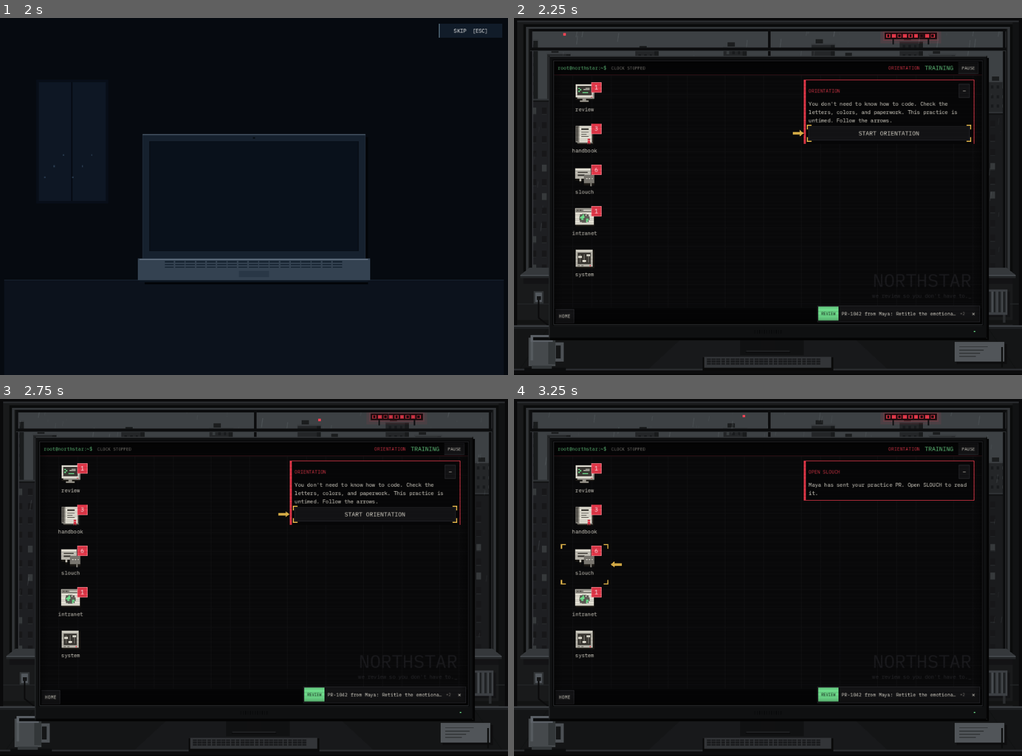
Above: before the commit, frames 1-4 (two rows, left to right).
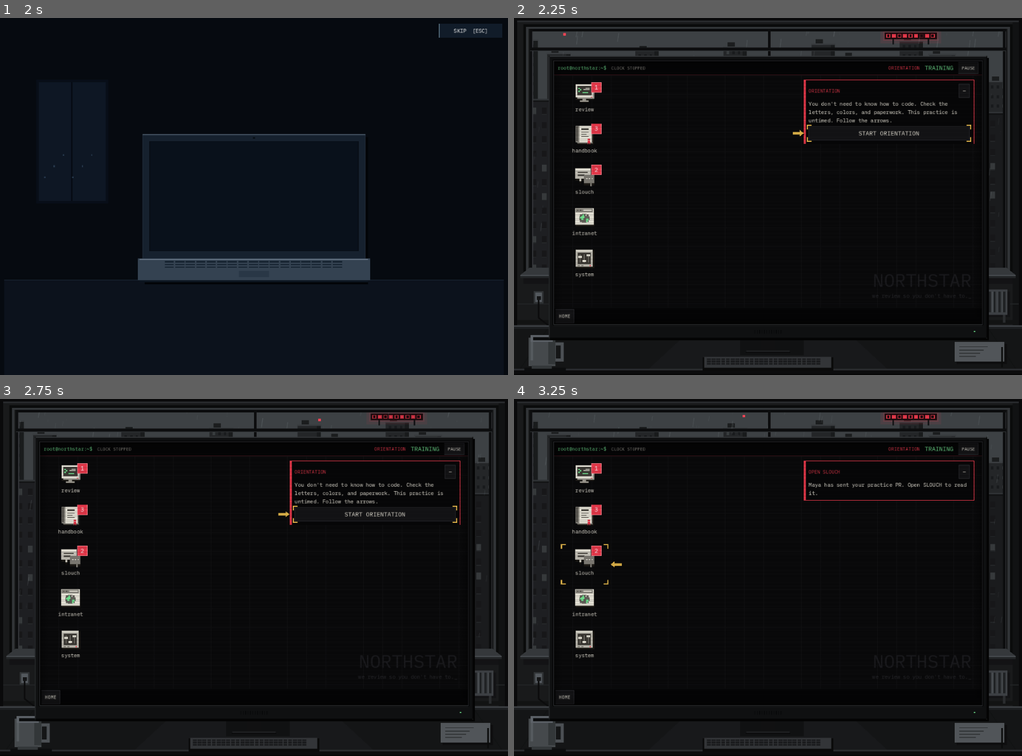
Above: after the commit, the same moments.

Repository: exponent-to/last-review
Game: Godot game, scene res://native/main.tscn
Two runs of this game, one before a commit and one after it. Both use one fixed random seed, a clock stepped at 60 frames per second and the inputs below.
Inputs:
- Up to frame 1 (2 s): click "New Game" at 0.5 s; click "Slot 1 — Empty" at 1.25 s
- Up to frame 2 (2.25 s): click "SKIP [ESC]" at 2 s
- Up to frame 3 (2.75 s): no input
- Up to frame 4 (3.25 s): click "START ORIENTATION" at 2.75 s

Frame 1 is identical in both runs. In frame 2, 0.5% of the frame differs, in the area x 15-92%, y 41-86%; in frame 3, 0.5%; in frame 4, 0.5%.

Commit message:
Keep orientation quiet: no ambient notifications, only Maya in Slouch
Co-Authored-By: Claude Opus 5.5 <noreply@anthropic.com>
Claude-Session: https://claude.ai/code/session_01G3PTrFvMoZ7xXoAPrr58ww

Diff:
--- a/native/interface.gd
+++ b/native/interface.gd
@@ -155,6 +155,7 @@
 var _evidence: Dictionary = {}
 var _evidence_label: Label
 var _handbook_evidence: Label
+var _chat_channel_label: Label
 var _whole_file: Button
 
 
@@ -1111,7 +1112,7 @@
 	var sidebar: VBoxContainer = _column(columns, 6)
 	sidebar.size_flags_horizontal = Control.SIZE_FILL
 	sidebar.custom_minimum_size.x = 155
-	_label(sidebar, "CHANNELS", 11, DIM)
+	_chat_channel_label = _label(sidebar, "CHANNELS", 11, DIM)
 	for contact: String in ["company", "Maya", "Theo", "Inez", "manager"]:
 		if contact == "Maya":
 			_label(sidebar, "DIRECT MESSAGES", 11, DIM)
@@ -1177,22 +1178,26 @@
 			_chat_unread[contact] = int(_chat_unread.get(contact, 0)) + incoming.size()
 			if not first_render and not incoming.is_empty():
 				var sender := "#engineering" if contact == "company" else "Morgan" if contact == "manager" else contact
-				_notifications.push("chat", sender + ": " + str(incoming[-1].text), contact)
+				_ambient_push("chat", sender + ": " + str(incoming[-1].text), contact)
 	if _windows["chat"].visible: _draw_chat()
 	_update_chat_badges()
 	if first_render and int(_app_counts.chat) > 0:
-		_notifications.push("chat", "Your team has left you messages.", _chat_contact)
+		_ambient_push("chat", "Your team has left you messages.", _chat_contact)
 
 
 func _update_chat_badges() -> void:
 	var total := 0
 	for contact: String in _chat_contacts:
 		var unread := int(_chat_unread.get(contact, 0))
+		var button: Button = _chat_contacts[contact]
+		# Orientation shows only the coworker who sent the practice PR.
+		button.visible = not _tutorial_active or contact == "Maya"
+		if not button.visible: continue
 		total += unread
-		var button: Button = _chat_contacts[contact]
 		button.text = ("#engineering" if contact == "company" else "Morgan" if contact == "manager" else contact) + ("  %d" % unread if unread > 0 else "")
 		button.set_pressed_no_signal(contact == _chat_contact)
 	_app_counts.chat = total
+	if is_instance_valid(_chat_channel_label): _chat_channel_label.visible = not _tutorial_active
 	_update_app_badges()
 
 
@@ -1413,6 +1418,11 @@
 	_complete_button.visible = _chat_contact == "manager" and state.get("phase") == "complete"
 
 
+func _ambient_push(app: String, text: String, target: String = "") -> void:
+	# Orientation stays quiet: only direct guidance and errors reach the ticker.
+	if not _tutorial_active: _notifications.push(app, text, target)
+
+
 func notify(message: String, is_error: bool = false, app: String = "system") -> void:
 	if app == "system":
 		_system_status.text = message
@@ -1441,6 +1451,8 @@
 func _update_app_badges() -> void:
 	for app: String in _app_counts:
 		var count := int(_app_counts[app])
+		# The morning memo belongs to Monday, not to orientation.
+		if _tutorial_active and app == "browser": count = 0
 		if _app_badges.has(app):
 			var badge: PanelContainer = _app_badges[app]
 			badge.visible = count > 0
@@ -1459,10 +1471,10 @@
 			if int(rule.introduced_day) == day: added += 1
 		if added > 0 and not _app_is_reading("rules"):
 			_app_counts.rules += added
-			_notifications.push("rules", "New review standards are available. Read the handbook before signing off.")
+			_ambient_push("rules", "New review standards are available. Read the handbook before signing off.")
 		if not _app_is_reading("browser"):
 			_app_counts.browser += 1
-			_notifications.push("browser", "A new daily memo is on the intranet.", "memo")
+			_ambient_push("browser", "A new daily memo is on the intranet.", "memo")
 	var pending: Dictionary = {}
 	for request: Dictionary in Simulation.available_requests(_state):
 		var id := str(request.id)
@@ -1470,7 +1482,7 @@
 		if not _known_requests.has(id):
 			_known_requests[id] = true
 			_unread_requests[id] = true
-			_notifications.push("review", "%s from %s: %s" % [id, request.author, request.title], id)
+			_ambient_push("review", "%s from %s: %s" % [id, request.author, request.title], id)
 	for id: String in _unread_requests.keys():
 		if not pending.has(id) or str(_state.get("active_request_id", "")) == id:
 			_unread_requests.erase(id)
@@ -1535,7 +1547,11 @@
 
 func render_tutorial(progress: Dictionary, prompt: Dictionary) -> void:
 	var step_changed: bool = _tutorial_details.get("stage", -1) != progress.get("stage", -1)
+	var starting: bool = not _tutorial_active and not progress.is_empty()
 	_tutorial_active = not progress.is_empty()
+	if starting:
+		for app: String in _app_counts: _notifications.clear_app(app)
+	_update_chat_badges()
 	_tutorial_details = progress.duplicate(true)
 	_tutorial_panel.visible = _tutorial_active
 	if not _tutorial_active: return
--- a/tests/test_application.gd
+++ b/tests/test_application.gd
@@ -48,6 +48,10 @@
 	_check(not app.interface._briefing_dialog.visible, "New Game key release must not open an unrelated control.")
 	for frame in range(4): await process_frame
 	_check(app.interface._tutorial_panel.size.y < 250, "Orientation instructions must fit a compact panel after text wraps.")
+	_check(app.interface._notifications._items.is_empty(), "Orientation must not show ambient notifications.")
+	_check(not app.interface._app_badges.browser.visible, "Orientation hides Monday's memo badge.")
+	for contact: String in app.interface._chat_contacts:
+		_check(app.interface._chat_contacts[contact].visible == (contact == "Maya"), "Orientation Slouch lists only Maya.")
 	app._tick_shift(999.0)
 	_check(int(app.state.shift_seconds) == 0, "Orientation must remain untimed.")
 	app.interface._tutorial_next.pressed.emit()
@@ -68,6 +72,8 @@
 	app.interface._tutorial_next.pressed.emit()
 	_check(app.tutorial.is_empty() and app.state == Main.Simulation.initial_state(), "Monday must start with fresh time, pay, relationships, and decisions.")
 	_check(app.interface.morning_active and app.interface._browser_path == "news", "Monday opens the morning news before work.")
+	for contact: String in app.interface._chat_contacts:
+		_check(app.interface._chat_contacts[contact].visible, "Monday restores every Slouch conversation.")
 	app._tick_shift(60.0)
 	_check(int(app.state.shift_seconds) == 0, "Morning reading does not spend the shift.")
 	app.interface._browse("memo")
